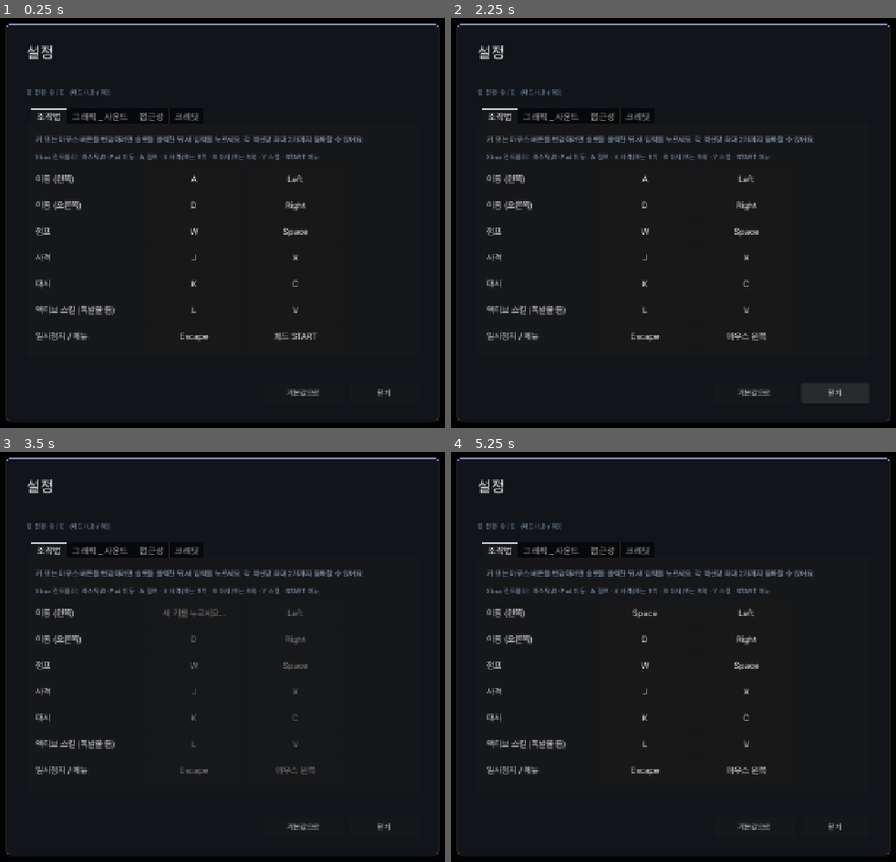
Above: before the commit, frames 1-4 (two rows, left to right).
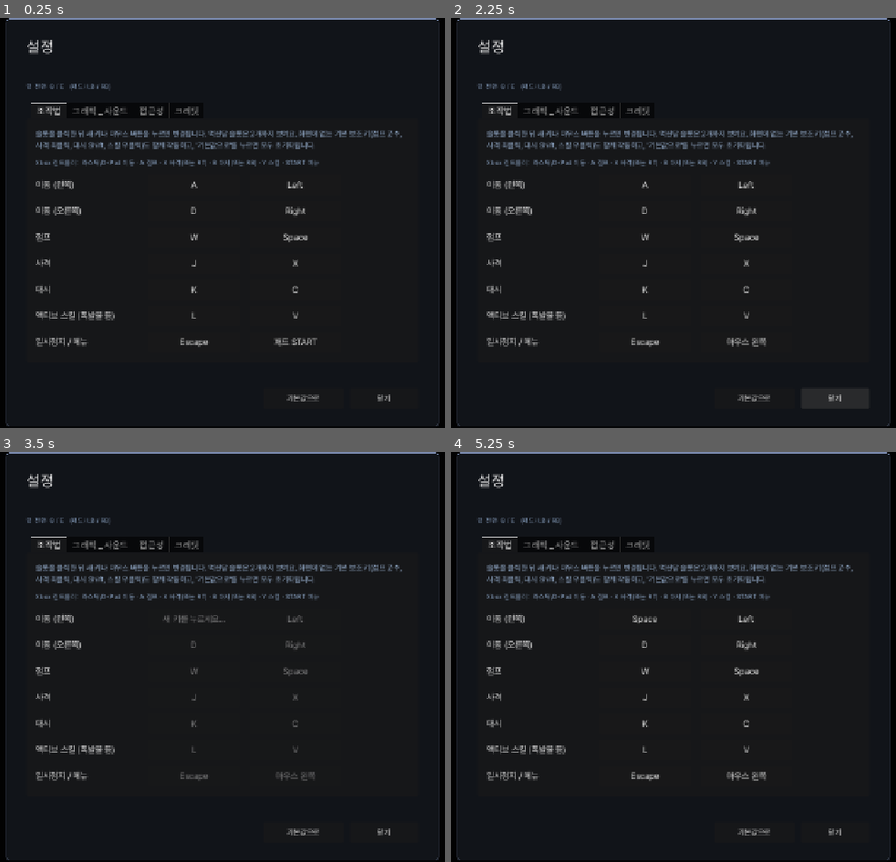
Above: after the commit, the same moments.

Repository: soomin007/EyesOnYou
Game: Godot game, scene res://scenes/settings.tscn
The game is run twice, just before and just after one commit, with the same random seed, the same clock (stepped at 60 frames per second) and the same inputs. This scene is started directly instead of the project's main scene.
Inputs (mouse positions are in pixels of both pictures, inside the frame that each line leads up to):
- Up to frame 1 (0.25 s): no input
- Up to frame 2 (2.25 s): click "기본값으로" at 0.5 s; click "패드 START" at 1.25 s; click "닫기" at 2 s
- Up to frame 3 (3.5 s): click "A" at 2.75 s
- Up to frame 4 (5.25 s): tap Enter (ui_accept) at 3.5 s; move the mouse to (833, 636) at 3.52 s; hold D (move_right) 3.53-4.25 s; hold J (attack) 3.53-4.25 s; click (833, 636) at 3.67 s; tap W (jump) at 3.77 s; click "Enter" at 4.25 s; tap Space at 5 s; move the mouse to (526, 677) at 5.02 s; hold D (move_right) from 5.03 s (still down); tap K (dash) at 5.1 s

The runs differ from the first frame. In frame 1, 7.1% of the frame differs, in the area x 1-99%, y 0-100%; in frame 2, 7.1%; in frame 3, 7.1%; in frame 4, 7.2%.

Commit message:
fix(input): 키설정 안내에 숨은 기본 보조 키 명시 (변경·복원 혼란 해소)
- 키바인드 탭 hint: 슬롯 2개 외에 화면에 안 보이는 기본 보조 키
  (점프 Z·↑, 사격 좌클릭, 대시 Shift, 스킬 우클릭)도 함께 작동함을 명시
- 피드백 '기본값 복원해도 바뀐 키가 안 사라진다' 분석 결과: 복원 로직은
  정상(헤드리스 save/load 라운드트립 PASS). 숨은 다중 기본키가 '안 바뀐
  것처럼' 보였던 혼란이 후보 → 안내 문구로 해소

Co-Authored-By: Claude Opus 4.8 (1M context) <noreply@anthropic.com>

Diff:
--- a/scripts/Settings.gd
+++ b/scripts/Settings.gd
@@ -140,7 +140,7 @@
 	outer.add_child(v)
 
 	var hint := Label.new()
-	hint.text = "키 또는 마우스 버튼을 변경하려면 슬롯을 클릭한 뒤 새 입력을 누르세요. 각 액션당 최대 2개까지 등록할 수 있어요."
+	hint.text = "슬롯을 클릭한 뒤 새 키나 마우스 버튼을 누르면 변경됩니다. 액션당 슬롯은 2개까지 보여요. 화면에 없는 기본 보조 키(점프 Z·↑, 사격 좌클릭, 대시 Shift, 스킬 우클릭)도 함께 작동하고, '기본값으로'를 누르면 모두 초기화됩니다."
 	hint.add_theme_font_size_override("font_size", 13)
 	hint.add_theme_color_override("font_color", Color(0.62, 0.72, 0.85))
 	hint.autowrap_mode = TextServer.AUTOWRAP_WORD_SMART
